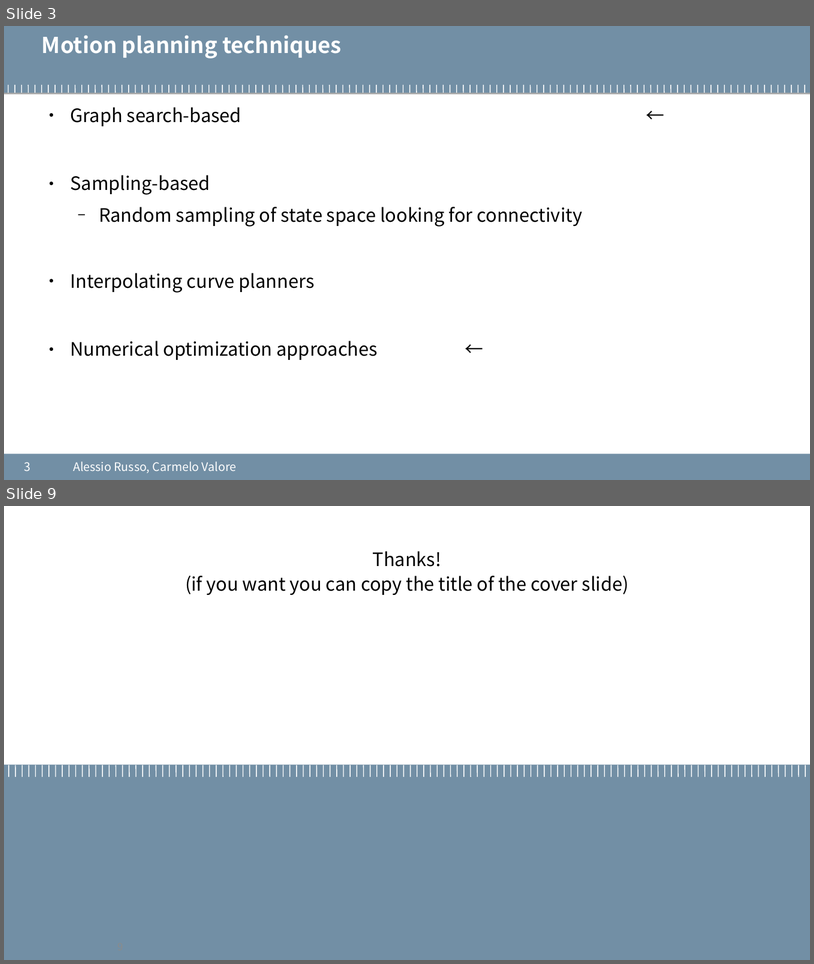
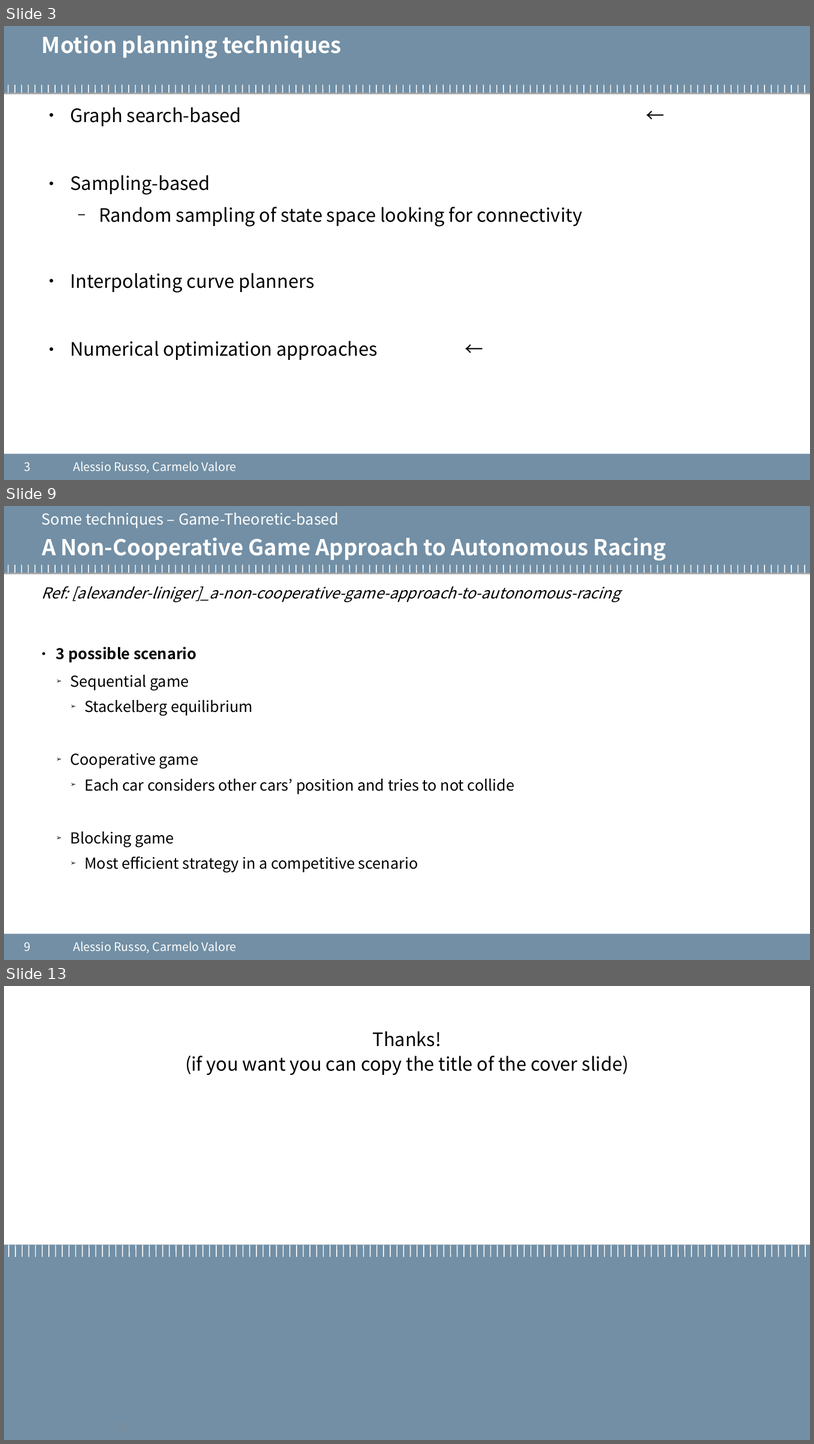
Before and after one commit to cvalore/mida2-project, a slide deck: presentazione_06-05-2020.odp. Shown one above the other, each under a label of ours: slides 3 and 9 before the commit, slides 3, 9 and 13 after it; the slides between them are not shown. The pictures are 814x964 and 814x1444 pixels, drawn with LibreOffice and Linux fonts; fonts in the diff are those of the drawing; background and template pictures are left out. Boxes give left, top, right and bottom in pixels: in the first picture for what was removed or moved away, otherwise in the second. Text is boxed around its words. In the diff, an @@ line names an element or a change of style, - is before the commit and + after.

```diff
--- a/presentazione_06-05-2020.odp
+++ b/presentazione_06-05-2020.odp
@@ slide 9 added at [4,506,810,960], background #FFFFFF; not listed: 122 template elements that a slide beside it also shows @@
@@ text added at [42,513,339,528], 18 pt, text #FFFFFF @@
+Some techniques – Game-Theoretic-based
@@ title added at [42,537,666,561], 26 pt, text #FFFFFF, bold @@
+A Non-Cooperative Game Approach to Autonomous Racing
@@ text added at [42,586,620,872], 18 pt, text #000000 @@
+Ref: [alexander-liniger]_a-non-cooperative-game-approach-to-autonomous-racing
+● 3 possible scenario
+  ➢ Sequential game
+    ➢ Stackelberg equilibrium
+  ➢ Cooperative game
+    ➢ Each car considers other cars’ position and tries to not collide
+  ➢ Blocking game
+    ➢ Most efficient strategy in a competitive scenario
@@ page number added at [24,942,31,951], 14 pt, text #FFFFFF @@
+9
@@ text added at [73,941,237,953], 14 pt, text #FFFFFF @@
+Alessio Russo, Carmelo Valore
@@ what was slide 9 is now slide 13 @@
@@ page number at [105,1414,136,1438]: text changed @@
-9
+13
```
Also in this commit, not shown: 6 slides changed, 3 other slides added.
